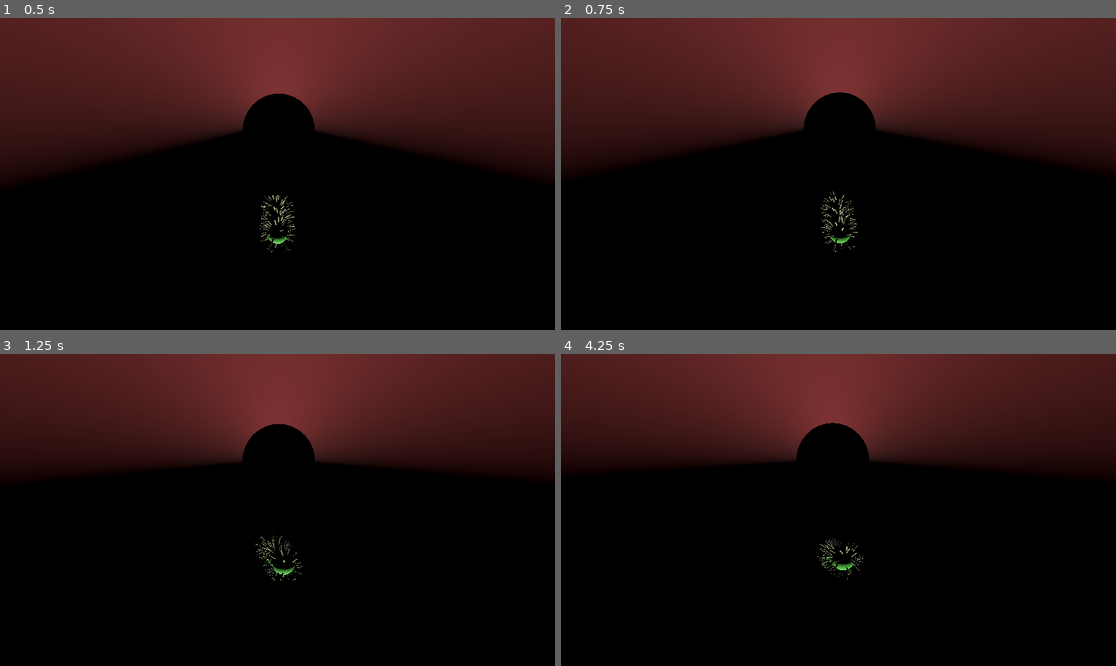
Above: before the commit, frames 1-4 (two rows, left to right).
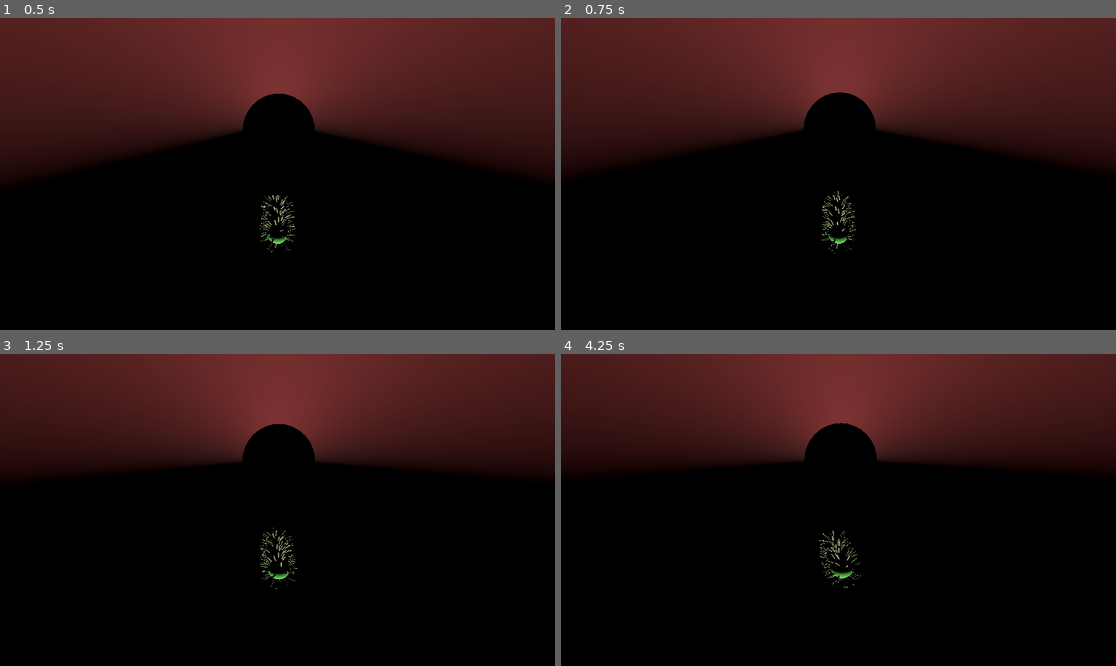
Above: after the commit, the same moments.

Repository: NR5P/bio-mission
Game: Godot game, scene res://main.tscn
The game is run twice, just before and just after one commit, with the same random seed, the same clock (stepped at 60 frames per second) and the same inputs.
Inputs:
- Up to frame 1 (0.5 s): no input
- Up to frame 2 (0.75 s): hold D from 0.53 s (still down); hold Shift from 0.53 s (still down)
- Up to frame 3 (1.25 s): keep holding D; keep holding Shift; tap Space at 0.77, 0.8, 1.07 s
- Up to frame 4 (4.25 s): release D at 1.28 s; release Shift at 1.28 s; hold S 1.28-2.03 s; tap Space at 1.35, 1.52, 1.82, 2.3, 3.02, 3.32 s; tap Shift at 1.55, 2.85 s; hold D 2.03-2.78 s; hold Shift 2.03-2.78 s; hold W 2.78-3.53 s; hold A from 3.53 s (still down); hold Space from 3.53 s (still down)

Frame 1 is identical in both runs. In frame 2, 0.3% of the frame differs, in the area x 46-54%, y 55-76%; in frame 3, 0.3%; in frame 4, 0.7%, in the area x 42-57%, y 22-75%.

Commit message:
working on the steering and walls

Diff:
--- a/bacteria.gd
+++ b/bacteria.gd
@@ -1,47 +1,66 @@
 extends CharacterBody3D
 
-@export var max_speed := 7.0
-@export var accel := 10.0
-@export var drag := 3.0              # lower = more glide (more “bacteria”)
+@export var max_speed: float = 7.0
+@export var accel: float = 10.0
+@export var drag: float = 3.0
 
-@export var vertical_max_speed := 5.0
-@export var vertical_accel := 10.0
-@export var vertical_drag := 3.0
+@export var vertical_max_speed: float = 5.0
+@export var vertical_accel: float = 10.0
+@export var vertical_drag: float = 3.0
 
-@export var turn_speed_deg := 140.0
-@export var turn_smooth := 7.0       # lower = floatier turn, higher = snappier
+@export var turn_speed_deg: float = 140.0
+@export var turn_smooth: float = 7.0
 
-var turn_input := 0.0
+# How much you can "bend" your path while gliding
+@export var glide_turn_strength: float = 1.0  # 0 = no glide steering, 1 = full
+
+var turn_input: float = 0.0
 
 func _physics_process(delta: float) -> void:
-	var target_turn := float(Input.is_key_pressed(KEY_D)) - float(Input.is_key_pressed(KEY_A))
-	var throttle := float(Input.is_key_pressed(KEY_W)) - float(Input.is_key_pressed(KEY_S))
-	var updown := float(Input.is_key_pressed(KEY_SPACE)) - float(Input.is_key_pressed(KEY_SHIFT))
+	var target_turn: float = float(Input.is_key_pressed(KEY_D)) - float(Input.is_key_pressed(KEY_A))
+	var throttle: float = float(Input.is_key_pressed(KEY_W)) - float(Input.is_key_pressed(KEY_S))
+	var updown: float = float(Input.is_key_pressed(KEY_SPACE)) - float(Input.is_key_pressed(KEY_SHIFT))
 
-	# Smooth turning (no robotic snap)
+	# Smooth turning input
 	turn_input = lerp(turn_input, target_turn, 1.0 - exp(-turn_smooth * delta))
-	rotation.y += deg_to_rad(turn_speed_deg) * turn_input * delta
 
-	# Desired horizontal velocity (in facing direction)
-	var forward := -global_transform.basis.z
-	forward.y = 0
+	# Current horizontal velocity
+	var hvel: Vector3 = Vector3(velocity.x, 0.0, velocity.z)
+	var hspeed: float = hvel.length()
+	var speed01: float = clamp(hspeed / max_speed, 0.0, 1.0)
+
+	# Turn rate (optionally reduce turning when almost stopped)
+	var turn_rate: float = deg_to_rad(turn_speed_deg) * turn_input
+	var turn_scale: float = 0.15 + 0.85 * speed01  # less spin-in-place
+	var turn_ang: float = turn_rate * turn_scale * delta
+
+	# 1) Rotate the current velocity vector to "curve" naturally (bacteria swim feel)
+	if hspeed > 0.01 and abs(turn_ang) > 0.00001 and glide_turn_strength > 0.0:
+		var rot := Basis(Vector3.UP, turn_ang * glide_turn_strength)
+		hvel = rot * hvel
+
+	# 2) Apply forward/back acceleration along facing direction
+	rotation.y += turn_ang  # visuals follow the turn (yaw only)
+
+	var forward: Vector3 = -global_transform.basis.z
+	forward.y = 0.0
 	forward = forward.normalized()
 
-	var desired_hvel := forward * (throttle * max_speed)
+	var desired_hvel: Vector3 = forward * (throttle * max_speed)
 
-	# Current horizontal velocity
-	var hvel := Vector3(velocity.x, 0.0, velocity.z)
+	var a: float = accel if abs(throttle) > 0.001 else drag
+	hvel = hvel.lerp(desired_hvel, 1.0 - exp(-a * delta))
 
-	# Accelerate / drag
-	var a := accel if abs(throttle) > 0.001 else drag
-	hvel = hvel.lerp(desired_hvel, 1.0 - exp(-a * delta))
+	# Clamp horizontal speed
+	if hvel.length() > max_speed:
+		hvel = hvel.normalized() * max_speed
 
 	velocity.x = hvel.x
 	velocity.z = hvel.z
 
 	# Vertical floaty motion
-	var desired_v := updown * vertical_max_speed
-	var a_v := vertical_accel if abs(updown) > 0.001 else vertical_drag
+	var desired_v: float = updown * vertical_max_speed
+	var a_v: float = vertical_accel if abs(updown) > 0.001 else vertical_drag
 	velocity.y = lerp(velocity.y, desired_v, 1.0 - exp(-a_v * delta))
 
 	move_and_slide()
